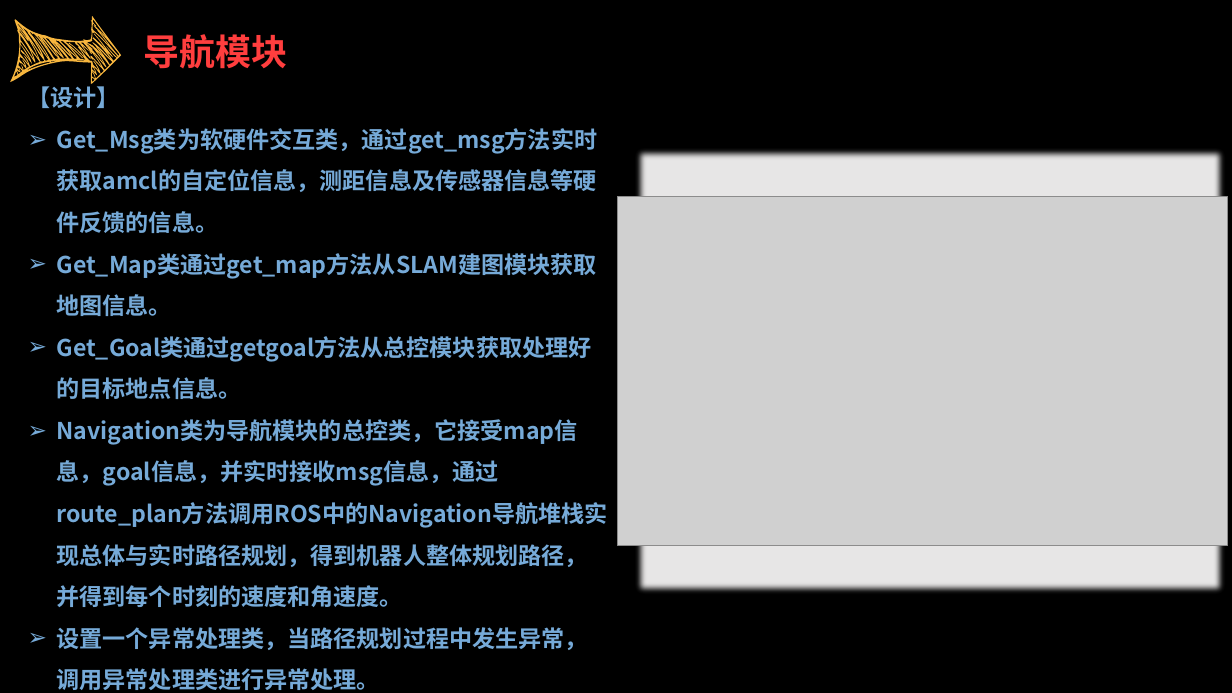
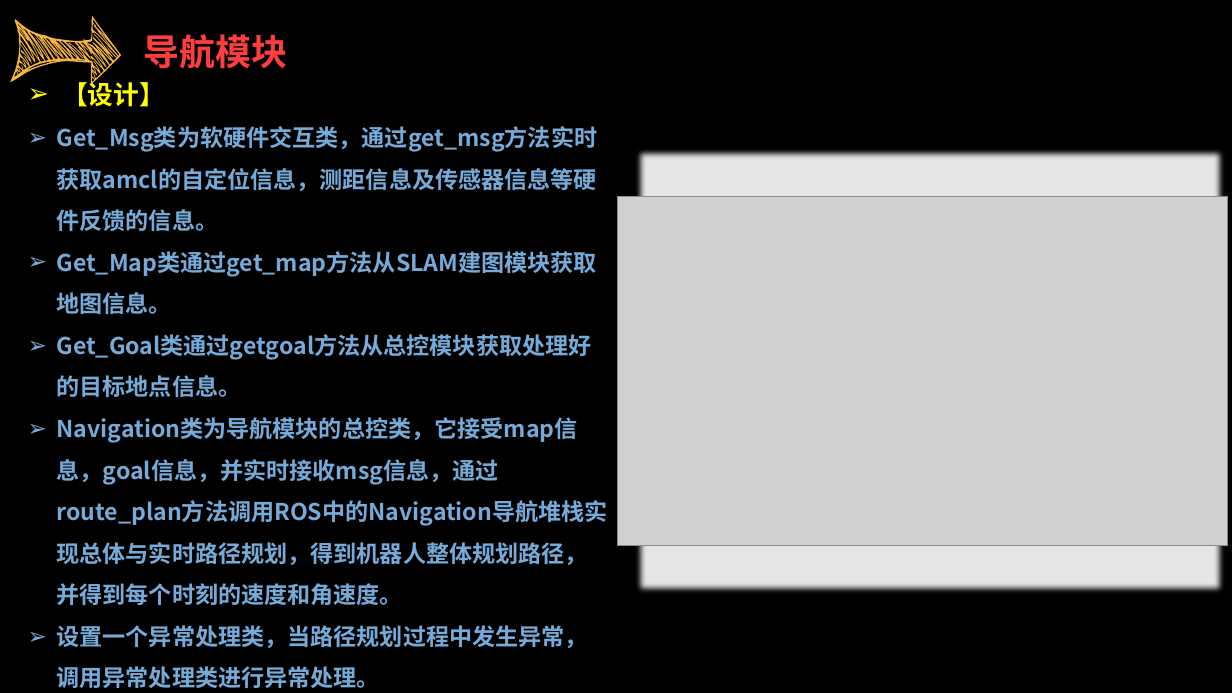
Before and after one commit to sebuaa2019/Team103, a slide deck: slide 36 of SE0423答辩TEAM103.pptx (slide 34 before the commit). Drawn at 1232x693 pixels with LibreOffice and Linux fonts; fonts in the diff are those of the drawing; grey boxes stand for pictures. Boxes give left, top, right and bottom in pixels: in the first picture for what was removed or moved away, otherwise in the second. Text is boxed around its words. In the diff, an @@ line names an element or a change of style, - is before the commit and + after.

```diff
--- a/SE0423答辩TEAM103.pptx
+++ b/SE0423答辩TEAM103.pptx
@@ text "【设计】": place and size @@
-text "【设计】" at box(28, 83, 608, 690)
+text "【设计】" at box(57, 78, 608, 688)
@@ text at box(62, 78, 165, 107): size 18 to 20 pt, text colour #76AAD8 to #FFFF00 in "【设计】"; bullet none to ➢ @@
```
Also in this commit, not shown: 20 other slides changed, 6 slides added, 1 slide removed.
